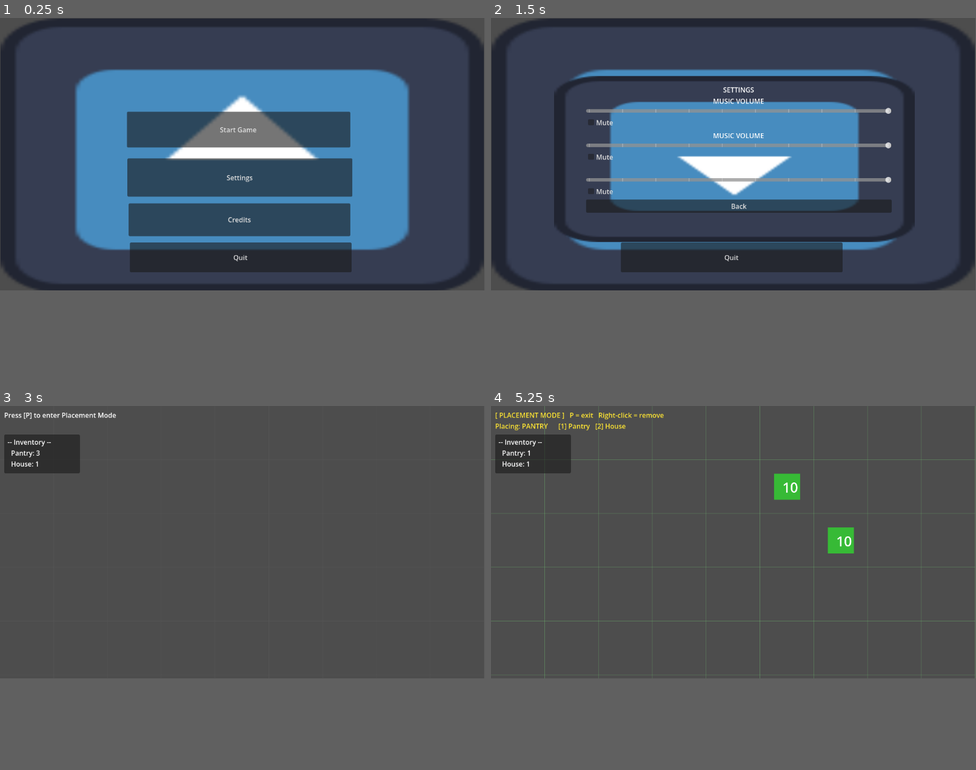
Above: before the commit, frames 1-4 (two rows, left to right).
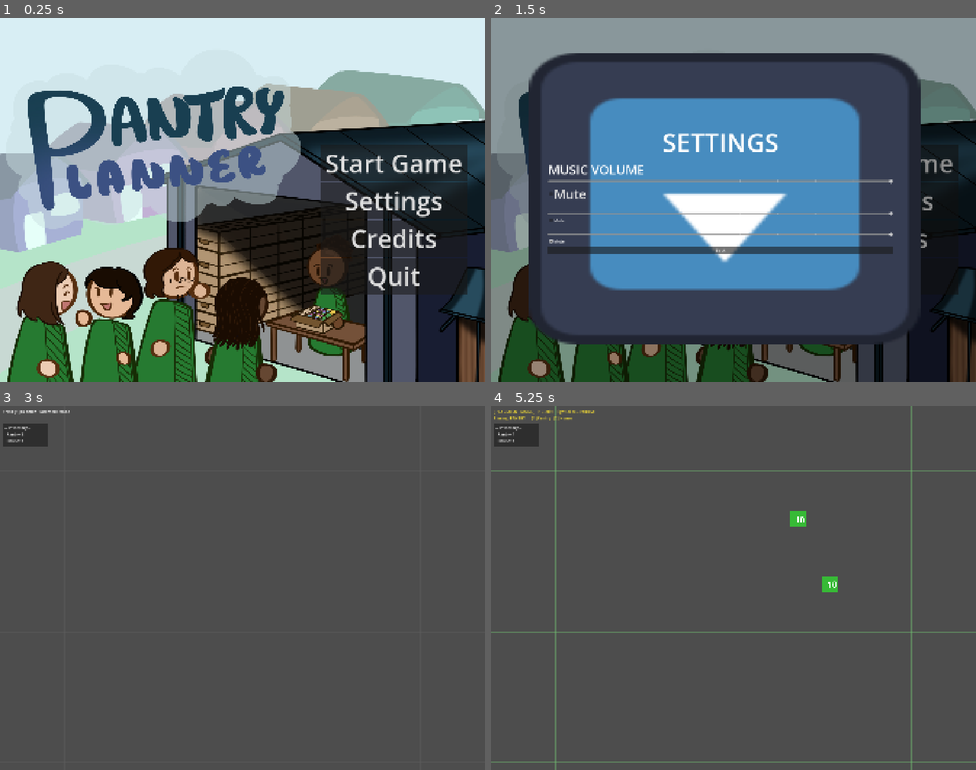
Above: after the commit, the same moments.

Repository: BigWing06/C3-Game-Jam-JARRN-Studios
Game: Godot game, scene res://scenes/Main Menu/MainMenu.tscn
Two runs of this game, one before a commit and one after it. Both use one fixed random seed, a clock stepped at 60 frames per second and the inputs below. The engine's default icon, where the game draws it, is replaced by a stand-in: a white triangle on a blue panel in a dark square. Sound files missing from this copy of the repository are replaced by a short silence.
Inputs (mouse positions are in pixels of both pictures, inside the frame that each line leads up to):
- Up to frame 1 (0.25 s): no input
- Up to frame 2 (1.5 s): click "Settings" at 0.5 s; click "Credits" at 1.25 s
- Up to frame 3 (3 s): click "Back" at 2 s; click "Start Game" at 2.75 s
- Up to frame 4 (5.25 s): tap P at 3.5, 4.35, 5 s; move the mouse to (840, 529) at 3.52 s; tap Space at 3.6, 3.77, 4.07, 4.25, 4.52, 4.55, 4.82 s; click (840, 529) at 3.67 s; move the mouse to (636, 555) at 4.27 s; click (636, 555) at 4.42 s; move the mouse to (782, 482) at 5.02 s; tap 1 at 5.1 s; click (782, 482) at 5.17 s
In our replay, the window is 799x449 before the commit and 800x600 after it. These sizes can differ from the game's own. Grey fills any space a smaller window leaves; there, only what the larger window draws over its background counts as a difference.

The runs differ from the first frame. In frame 1, 91% of the frame differs, in the area x 0-100%, y 0-100%; in frame 2, 65%; in frame 3, 2.0%; in frame 4, 5.9%.

Commit message:
Cutscenes and Title Card
Added basic cutscene beginnings, new title card art, fixed audio, and adjusted levels.json format

Diff:
--- a/pantry-planners/levels.json
+++ b/pantry-planners/levels.json
@@ -2,10 +2,17 @@
 	{
 		"time":0,
 		"level":{
-			"name":"Blah",
 			"narrative":[
-				"text1",
-				"text2"
+				{
+					"text":"Example Text 1"
+				},
+				{
+					"text":"Example Text 2",
+					"choices":[
+						"choice 1",
+						"choice 2"
+					]
+				}
 			]
 		},
 		"houses":[
@@ -33,10 +40,17 @@
 	{
 		"time":5,
 		"level":{
-			"name":"Blah2",
 			"narrative":[
-				"text1",
-				"text2"
+				{
+					"text":"Example Text 3"
+				},
+				{
+					"text":"Example Text 4",
+					"choices":[
+						"choice 1",
+						"choice 2"
+					]
+				}
 			]
 		},
 		"houses":[
--- a/pantry-planners/project.godot
+++ b/pantry-planners/project.godot
@@ -23,6 +23,13 @@
 
 Audio="*uid://cnuusadau7t40"
 
+[display]
+
+window/size/viewport_width=1920
+window/size/viewport_height=1440
+window/size/mode=3
+window/stretch/mode="canvas_items"
+
 [global_group]
 
 house=""
--- a/pantry-planners/scenes/Audio.tscn
+++ /dev/null
@@ -1,8 +0,0 @@
-[gd_scene format=3 uid="uid://cnuusadau7t40"]
-
-[ext_resource type="Script" uid="uid://dyl22ryrjig4i" path="res://scenes/audio.gd" id="1_jp66d"]
-
-[node name="Audio" type="Node2D" unique_id=562752584]
-script = ExtResource("1_jp66d")
-
-[node name="MusicPlayer" type="AudioStreamPlayer" parent="." unique_id=1711863413]
--- /dev/null
+++ b/pantry-planners/scenes/Audio/Audio.tscn
@@ -0,0 +1,14 @@
+[gd_scene format=3 uid="uid://cnuusadau7t40"]
+
+[ext_resource type="Script" uid="uid://dyl22ryrjig4i" path="res://scenes/Audio/audio.gd" id="1_jp66d"]
+
+[node name="Audio" type="Node2D" unique_id=562752584]
+script = ExtResource("1_jp66d")
+
+[node name="MusicPlayer" type="AudioStreamPlayer" parent="." unique_id=1711863413]
+bus = &"Music"
+
+[node name="SFXPlayer" type="AudioStreamPlayer" parent="." unique_id=1045502187]
+bus = &"SFX"
+
+[connection signal="finished" from="MusicPlayer" to="." method="_on_music_player_finished"]
--- a/pantry-planners/scenes/audio.gd
+++ b/pantry-planners/scenes/Audio/audio.gd
@@ -1,6 +1,7 @@
 extends Node2D
 
 @onready var music_player = $MusicPlayer
+@onready var sfx_player = $SFXPlayer
 
 # Called when the node enters the scene tree for the first time.
 func _ready() -> void:
@@ -21,3 +22,8 @@
 
 func stop_music(track: AudioStream):
 	music_player.stop()
+
+
+func _on_music_player_finished() -> void:
+	music_player.play()
+	pass # Replace with function body.
--- /dev/null
+++ b/pantry-planners/scenes/Cutscenes/Cutscene.tscn
@@ -0,0 +1,35 @@
+[gd_scene format=3 uid="uid://clxwyurpo3hf8"]
+
+[ext_resource type="Script" uid="uid://ji0mf1vjt3kp" path="res://scenes/Cutscenes/cutscene.gd" id="1_nkbmn"]
+[ext_resource type="Texture2D" uid="uid://byn0cmmajh8kg" path="res://icon.svg" id="1_qgc4t"]
+
+[node name="Cutscene" type="Node2D" unique_id=1101273556]
+script = ExtResource("1_nkbmn")
+
+[node name="ColorRect" type="ColorRect" parent="." unique_id=1025370838]
+offset_left = -91.0
+offset_top = -49.0
+offset_right = 1241.0
+offset_bottom = 717.0
+color = Color(0, 0, 0, 0.3647059)
+
+[node name="Player" type="Sprite2D" parent="." unique_id=897694751]
+position = Vector2(941.00006, 397)
+scale = Vector2(2.8828127, 4.3320313)
+texture = ExtResource("1_qgc4t")
+
+[node name="Control" type="Control" parent="." unique_id=149255162]
+layout_mode = 3
+anchors_preset = 0
+offset_left = 68.0
+offset_top = 479.0
+offset_right = 1098.0
+offset_bottom = 630.0
+
+[node name="TextureRect" type="TextureRect" parent="Control" unique_id=1316333970]
+layout_mode = 0
+offset_left = 38.0
+offset_top = 3.0
+offset_right = 932.0
+offset_bottom = 131.0
+texture = ExtResource("1_qgc4t")
--- /dev/null
+++ b/pantry-planners/scenes/Cutscenes/cutscene.gd
@@ -0,0 +1,27 @@
+extends Node2D
+
+
+# Called when the node enters the scene tree for the first time.
+func _ready() -> void:
+	pass # Replace with function body.
+
+
+# Called every frame. 'delta' is the elapsed time since the previous frame.
+func _process(delta: float) -> void:
+	pass
+
+func _start_cutscene() -> void:
+
+
+# PROGRESS THROUGH TEXT
+
+func _input(event: InputEvent) -> void:
+	if event is InputEventKey and event.pressed and not event.echo:
+		match event.keycode:
+			KEY_SPACE:
+				test()
+
+	if event is InputEventMouse and event.pressed:
+		match event.button_index:
+			MOUSE_BUTTON_LEFT:
+				test()
--- a/pantry-planners/scenes/Main Menu/MainMenu.tscn
+++ b/pantry-planners/scenes/Main Menu/MainMenu.tscn
@@ -1,63 +1,71 @@
 [gd_scene format=3 uid="uid://6gts6tptb4yh"]
 
 [ext_resource type="Script" uid="uid://bg0bon8bubepk" path="res://scenes/Main Menu/main_menu.gd" id="1_lpeov"]
-[ext_resource type="Texture2D" uid="uid://byn0cmmajh8kg" path="res://icon.svg" id="2_gqcqc"]
+[ext_resource type="Texture2D" uid="uid://bofrr3otqdjox" path="res://Sprites/Pantry Planner Name Card.png" id="3_0fdjv"]
+[ext_resource type="Texture2D" uid="uid://dd4a2as0eqtad" path="res://Sprites/Pantry Planner Title Card.png" id="3_gqcqc"]
 
-[node name="Main Menu" type="Node2D" unique_id=1681375218]
-script = ExtResource("1_lpeov")
-
-[node name="Background" type="TextureRect" parent="." unique_id=301838996]
+[node name="Main Menu" type="Control" unique_id=279408662]
+layout_mode = 3
 anchors_preset = 15
 anchor_right = 1.0
 anchor_bottom = 1.0
-offset_left = 1.0
-offset_top = 1.0
-offset_right = 1151.0
-offset_bottom = 653.0
 grow_horizontal = 2
 grow_vertical = 2
-texture = ExtResource("2_gqcqc")
+script = ExtResource("1_lpeov")
+
+[node name="TextureRect" type="TextureRect" parent="." unique_id=1957712392]
+layout_mode = 1
+anchors_preset = 15
+anchor_right = 1.0
+anchor_bottom = 1.0
+grow_horizontal = 2
+grow_vertical = 2
+texture = ExtResource("3_gqcqc")
+expand_mode = 3
 
 [node name="Button Manager" type="Control" parent="." unique_id=1757765184]
-layout_mode = 3
 anchors_preset = 0
 offset_right = 40.0
 offset_bottom = 40.0
+metadata/_edit_use_anchors_ = true
 
-[node name="Start Game" type="Button" parent="Button Manager" unique_id=313280373]
+[node name="VBoxContainer" type="VBoxContainer" parent="." unique_id=1755054727]
 layout_mode = 0
-offset_left = 302.0
-offset_top = 223.0
-offset_right = 833.0
-offset_bottom = 308.0
+offset_left = 1270.0
+offset_top = 502.0
+offset_right = 1850.0
+offset_bottom = 1094.0
+
+[node name="Start Game" type="Button" parent="VBoxContainer" unique_id=313280373]
+layout_mode = 2
+theme_override_font_sizes/font_size = 100
 text = "Start Game"
 metadata/_edit_use_anchors_ = true
 
-[node name="Settings" type="Button" parent="Button Manager" unique_id=1542235269]
-layout_mode = 0
-offset_left = 303.0
-offset_top = 334.0
-offset_right = 838.0
-offset_bottom = 425.0
+[node name="Settings" type="Button" parent="VBoxContainer" unique_id=1542235269]
+layout_mode = 2
+theme_override_font_sizes/font_size = 100
 text = "Settings"
+metadata/_edit_use_anchors_ = true
 
-[node name="Credits" type="Button" parent="Button Manager" unique_id=981993069]
-layout_mode = 0
-offset_left = 306.0
-offset_top = 441.0
-offset_right = 833.0
-offset_bottom = 519.0
+[node name="Credits" type="Button" parent="VBoxContainer" unique_id=981993069]
+layout_mode = 2
+theme_override_font_sizes/font_size = 100
 text = "Credits"
+metadata/_edit_use_anchors_ = true
 
-[node name="Quit" type="Button" parent="Button Manager" unique_id=687733774]
-layout_mode = 0
-offset_left = 309.0
-offset_top = 534.0
-offset_right = 836.0
-offset_bottom = 605.0
+[node name="Quit" type="Button" parent="VBoxContainer" unique_id=687733774]
+layout_mode = 2
+theme_override_font_sizes/font_size = 100
 text = "Quit"
+metadata/_edit_use_anchors_ = true
 
-[connection signal="pressed" from="Button Manager/Start Game" to="." method="_on_start_game_pressed"]
-[connection signal="pressed" from="Button Manager/Settings" to="." method="_on_settings_pressed"]
-[connection signal="pressed" from="Button Manager/Credits" to="." method="_on_credits_pressed"]
-[connection signal="pressed" from="Button Manager/Quit" to="." method="_on_quit_pressed"]
+[node name="PantryPlannerNameCard" type="Sprite2D" parent="." unique_id=662078977]
+position = Vector2(861.33325, 749.00006)
+scale = Vector2(0.77577925, 0.77577925)
+texture = ExtResource("3_0fdjv")
+
+[connection signal="pressed" from="VBoxContainer/Start Game" to="." method="_on_start_game_pressed"]
+[connection signal="pressed" from="VBoxContainer/Settings" to="." method="_on_settings_pressed"]
+[connection signal="pressed" from="VBoxContainer/Credits" to="." method="_on_credits_pressed"]
+[connection signal="pressed" from="VBoxContainer/Quit" to="." method="_on_quit_pressed"]
--- a/pantry-planners/scenes/Main Menu/SettingsUI.tscn
+++ b/pantry-planners/scenes/Main Menu/SettingsUI.tscn
@@ -6,14 +6,21 @@
 [node name="SettingsUi" type="Node2D" unique_id=4768065]
 script = ExtResource("1_78mrw")
 
+[node name="ColorRect" type="ColorRect" parent="." unique_id=401144263]
+offset_left = -91.0
+offset_top = -49.0
+offset_right = 2144.0
+offset_bottom = 1834.0
+color = Color(0, 0, 0, 0.3647059)
+
 [node name="Background" type="TextureRect" parent="." unique_id=1401490520]
 anchors_preset = 15
 anchor_right = 1.0
 anchor_bottom = 1.0
 offset_left = 150.0
 offset_top = 138.0
-offset_right = 1008.0
-offset_bottom = 533.0
+offset_right = 1701.0
+offset_bottom = 1291.0
 grow_horizontal = 2
 grow_vertical = 2
 texture = ExtResource("1_d0o66")
@@ -22,19 +29,20 @@
 [node name="Button Manager" type="VBoxContainer" parent="." unique_id=593322189]
 offset_left = 226.0
 offset_top = 81.0
-offset_right = 953.0
-offset_bottom = 541.0
+offset_right = 1592.0
+offset_bottom = 1278.0
 alignment = 1
 
 [node name="Settings Label" type="Label" parent="Button Manager" unique_id=903621282]
 layout_mode = 2
+theme_override_font_sizes/font_size = 100
 text = "SETTINGS"
 horizontal_alignment = 1
 
 [node name="Master Label" type="Label" parent="Button Manager" unique_id=64458371]
 layout_mode = 2
+theme_override_font_sizes/font_size = 50
 text = "MUSIC VOLUME"
-horizontal_alignment = 1
 
 [node name="Master Slider" type="HSlider" parent="Button Manager" unique_id=1893733302]
 layout_mode = 2
@@ -47,6 +55,7 @@
 
 [node name="Master Mute" type="CheckBox" parent="Button Manager" unique_id=63076743]
 layout_mode = 2
+theme_override_font_sizes/font_size = 50
 text = "Mute"
 
 [node name="Music Label" type="Label" parent="Button Manager" unique_id=121188917]
--- a/pantry-planners/scenes/Main Menu/main_menu.gd
+++ b/pantry-planners/scenes/Main Menu/main_menu.gd
@@ -1,10 +1,10 @@
-extends Node2D
+extends Control
 
 
 # Called when the node enters the scene tree for the first time.
 func _ready() -> void:
 	# Change to new music when ready
-	Audio.play_music(preload("res://MusicSFX/studiokolomna-risk-136788.mp3"))
+	Audio.play_music(preload("res://MusicSFX/Pantry Planner- Music.mp3"))
 	pass # Replace with function body.
 
 
Not shown, added: pantry-planners/MusicSFX/Pantry Planner- Music.mp3.import
Binary file added: pantry-planners/Sprites/Pantry Planner Name Card.png
Not shown, added: pantry-planners/Sprites/Pantry Planner Name Card.png.import
Binary file added: pantry-planners/Sprites/Pantry Planner Title Card.png
Not shown, added: pantry-planners/Sprites/Pantry Planner Title Card.png.import
Renamed: pantry-planners/scenes/audio.gd.uid -> pantry-planners/scenes/Audio/audio.gd.uid
Not shown, added: pantry-planners/scenes/Cutscenes/cutscene.gd.uid
Not shown, added: pantry-planners/MusicSFX/Pantry Planner- Music.mp3
